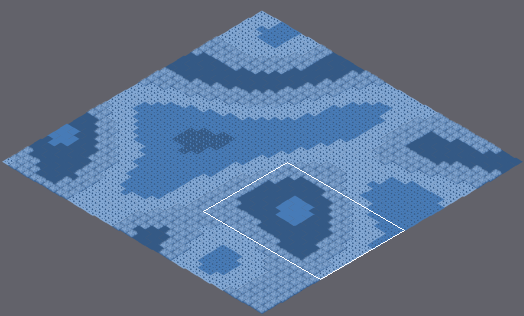
Two versions of a level (Tiled map, marswars/resources/mapAssets/temp.tmx). The picture above shows the old version from afar; the outline marks the close-up.
Close-up. The starting point:
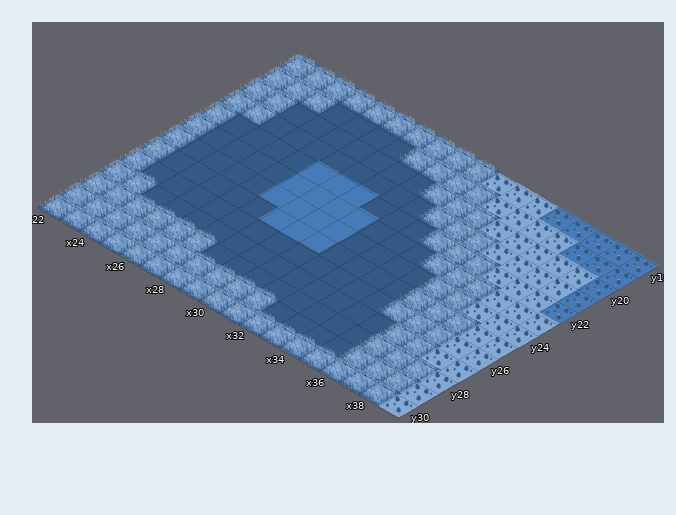
Cells are 55x32 px. Isometric: x runs down to the right, y down to the left. Shown: x 22..39, y 18..30. The commit also changed other parts of the map, which this record leaves out.
The same view after the edit:
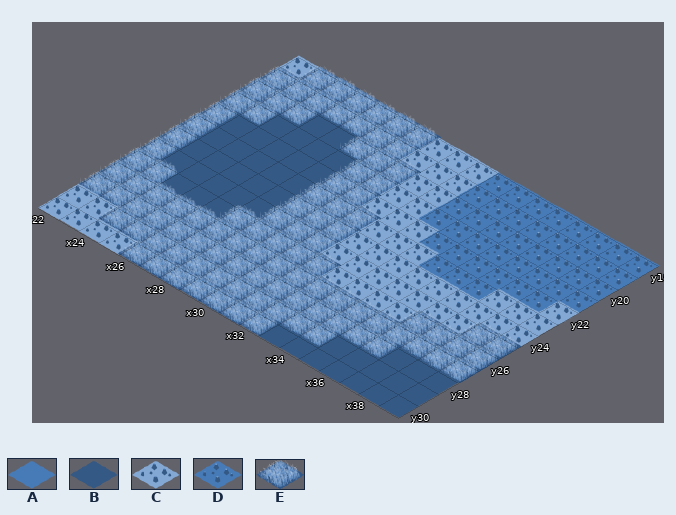
Key: from "tileset1": A 30 "moon002", B 31 "moon003", C 34 "moon006", D 35 "moon007", E 43 "MOONgrassDARK".
_ is an empty cell.
Changes in this commit:
Layer "Tile Layer 1":
Tile A becomes tile B in rows 22 to 24 at x 27.
Tile C becomes tile B in rows 28 to 30 at x 39.
Tile E becomes tile B in row 28 at x 37 to 38; in row 29 at x 36 to 38; in row 30 at x 33 to 38.
Tile B becomes tile C in row 20 at x 30; in row 21 at x 30 to 31; in row 22 at x 30 to 32; in row 23 at x 31 to 33; in rows 24 to 25 at x 31 to 34; in row 26 at x 32 to 34.
Tile D becomes tile C in row 22 at x 39.
Tile E becomes tile C in row 18 at x 22 and 29 to 31; in row 19 at x 29 to 31; in row 20 at x 31; in row 24 at x 35 to 36; in row 25 at x 35 to 37; in row 26 at x 35.
Tile E becomes tile C in row 29 at x 22 to 23; in row 30 at x 22 to 25.
Tile C becomes tile D in row 18 at x 32 to 34; in row 19 at x 33 to 36; in row 20 at x 34 to 38; in row 21 at x 35 to 38; in row 22 at x 36 to 38.
Tile E becomes tile D in row 19 at x 32; in row 20 at x 32 to 33; in row 21 at x 32 to 34; in row 22 at x 33 to 35; in row 23 at x 34 to 36.
Tile A becomes tile E in row 22 at x 28 to 29; in rows 23 to 25 at x 28 to 30.
Tile B becomes tile E in row 19 at x 25 to 28; in row 20 at x 24 and 27 to 29; in row 21 at x 28 to 29; in row 26 at x 23 and 27 to 31; in row 27 at x 24 to 35; in row 28 at x 28 to 35.
Tile B becomes tile E in row 29 at x 32 to 34.
Tile C becomes tile E in rows 25 to 27 at x 38 to 39.
